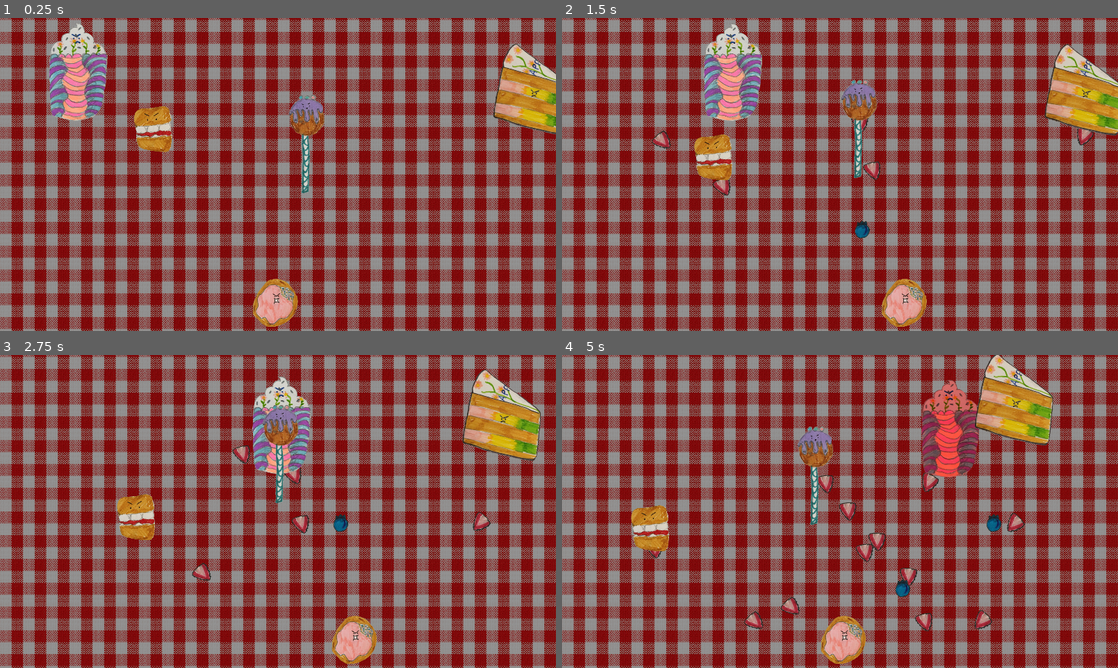
Above: before the commit, frames 1-4 (two rows, left to right).
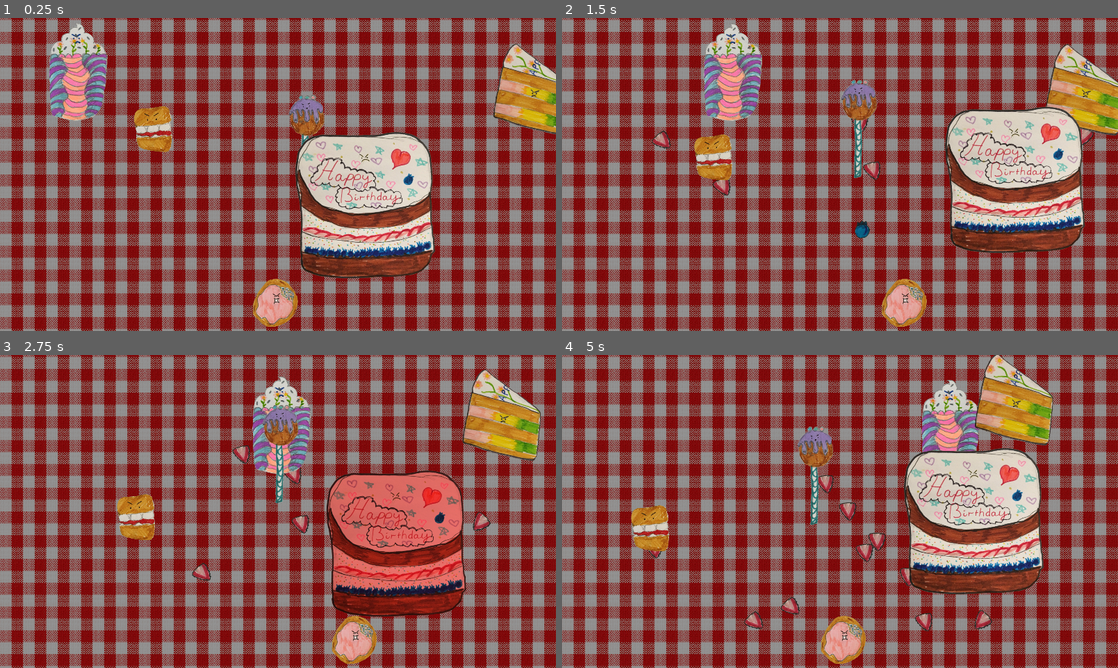
Above: after the commit, the same moments.

Repository: sdt/cake-invaders
Game: Godot game, scene res://Game.tscn
Same seed, same stepped clock (60 frames per second), same inputs: the game is played once before the commit and once after it.
Inputs:
- Up to frame 1 (0.25 s): no input
- Up to frame 2 (1.5 s): hold Right 0.53-1.28 s; tap Space at 0.77 s; hold Left from 1.28 s (still down)
- Up to frame 3 (2.75 s): tap Space at 1.52 s; release Left at 2.03 s; hold Right from 2.03 s (still down)
- Up to frame 4 (5 s): tap Space at 3.02, 3.77, 4.52 s; release Right at 3.53 s; hold Left from 3.53 s (still down)

The runs differ from the first frame. In frame 1, 10% of the frame differs, in the area x 53-79%, y 36-84%; in frame 2, 10%; in frame 3, 10%; in frame 4, 12%, in the area x 59-87%, y 8-78%.

Commit message:
Add BigCake - Elvie you speed demon!

Diff:
--- /dev/null
+++ b/BigCake.tscn
@@ -0,0 +1,15 @@
+[gd_scene load_steps=3 format=2]
+
+[ext_resource path="res://ChocolateHappyBirthdayCake.png" type="Texture" id=1]
+[ext_resource path="res://Enemy.gd" type="Script" id=2]
+
+[node name="BigCake" type="Sprite"]
+texture = ExtResource( 1 )
+script = ExtResource( 2 )
+
+[node name="Area2D" type="Area2D" parent="."]
+collision_layer = 4
+collision_mask = 2
+
+[node name="CollisionPolygon2D" type="CollisionPolygon2D" parent="Area2D"]
+polygon = PoolVector2Array( 170, -240, 10, -250, -170, -250, -220, -210, -230, -140, -220, 20, -230, 210, -230, 210, -130, 250, 190, 240, 240, 150, 220, -10, 230, -170 )
--- a/Game.tscn
+++ b/Game.tscn
@@ -9,7 +9,8 @@
 [ext_resource path="res://CakePop.tscn" type="PackedScene" id=7]
 [ext_resource path="res://SpicedScone.tscn" type="PackedScene" id=8]
 [ext_resource path="res://CakeSlice.tscn" type="PackedScene" id=9]
-[ext_resource path="res://Tablecloth.png" type="Texture" id=10]
+[ext_resource path="res://BigCake.tscn" type="PackedScene" id=10]
+[ext_resource path="res://Tablecloth.png" type="Texture" id=11]
 
 [sub_resource type="CircleShape2D" id=1]
 
@@ -70,8 +71,17 @@
 script = ExtResource( 6 )
 width = 250
 
+[node name="BigCake" parent="Level" instance=ExtResource( 10 )]
+position = Vector2( 1371.68, 611.088 )
+
+[node name="EnemyBehaviourSinus" type="Node2D" parent="Level/BigCake"]
+script = ExtResource( 6 )
+width = 200
+horizontalSpeed = 15.0
+verticalSpeed = 20.0
+
 [node name="Background" type="Sprite" parent="."]
 modulate = Color( 0.588235, 0.588235, 0.588235, 1 )
 z_index = -10
-texture = ExtResource( 10 )
+texture = ExtResource( 11 )
 centered = false
Not shown: 1 places in Game.tscn that only renumber resources
